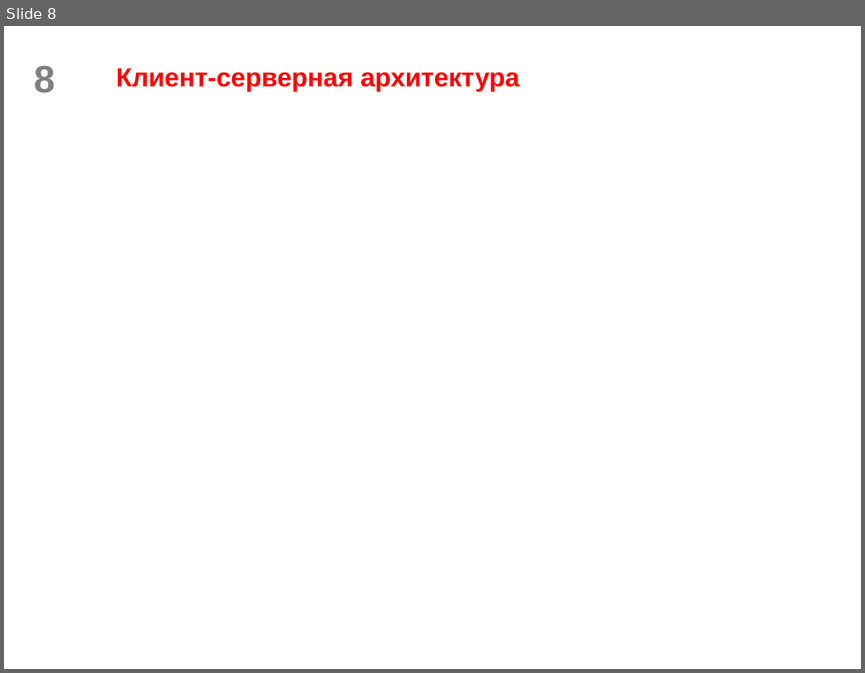
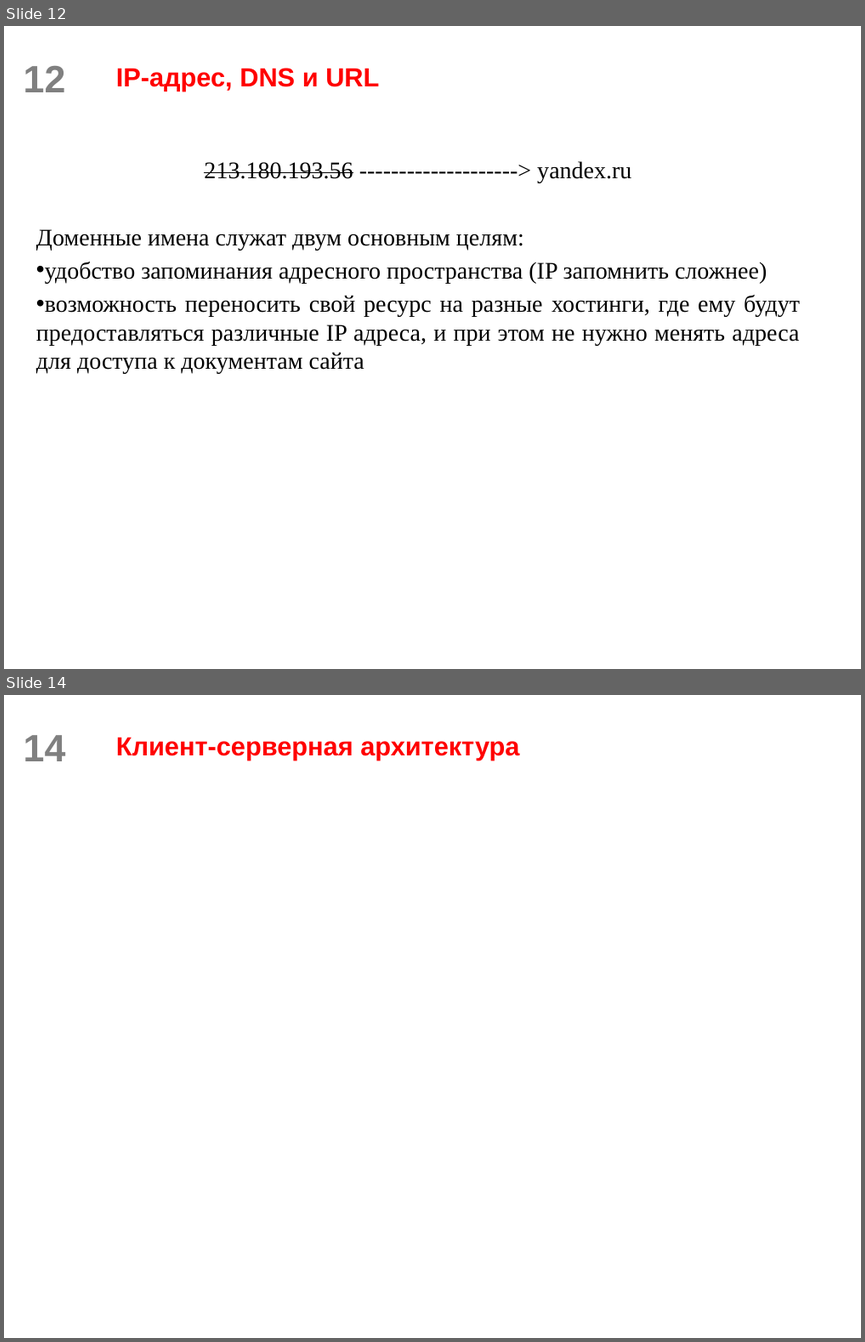
Before and after one commit to scareme/web_flask, a slide deck: Разработка веб-сервисов. Часть 1.pptx. Shown one above the other, each under a label of ours: slide 8 before the commit, slides 12 and 14 after it; the slides between them are not shown. The pictures are 865x673 and 865x1342 pixels, drawn with LibreOffice and Linux fonts; fonts in the diff are those of the drawing; background and template pictures are left out. Boxes give left, top, right and bottom in pixels: in the first picture for what was removed or moved away, otherwise in the second. Text is boxed around its words. In the diff, an @@ line names an element or a change of style, - is before the commit and + after.

```diff
--- a/Разработка веб-сервисов. Часть 1.pptx
+++ b/Разработка веб-сервисов. Часть 1.pptx
@@ slide 12 added at [4, 26, 861, 669], background picture (left out); not listed: 1 template element that a slide beside it also shows @@
@@ title added at [116, 68, 379, 91], 22 pt, text #FF0000, bold @@
+IP-адрес, DNS и URL
@@ text added at [36, 161, 800, 374], 20 pt, text #000000 @@
+213.180.193.56 --------------------> yandex.ru
+Доменные имена служат двум основным целям:
+• удобство запоминания адресного пространства (IP запомнить сложнее)
+• возможность переносить свой ресурс на разные хостинги, где ему будут предоставляться различные IP адреса, и при этом не нужно менять адреса для доступа к документам сайта
@@ what was slide 8 is now slide 14 @@
@@ page number at [24, 735, 66, 761]: text changed @@
-8
+14
```
Also in this commit, not shown: 4 slides changed, 10 other slides added, 3 slides removed, 4 other files.
